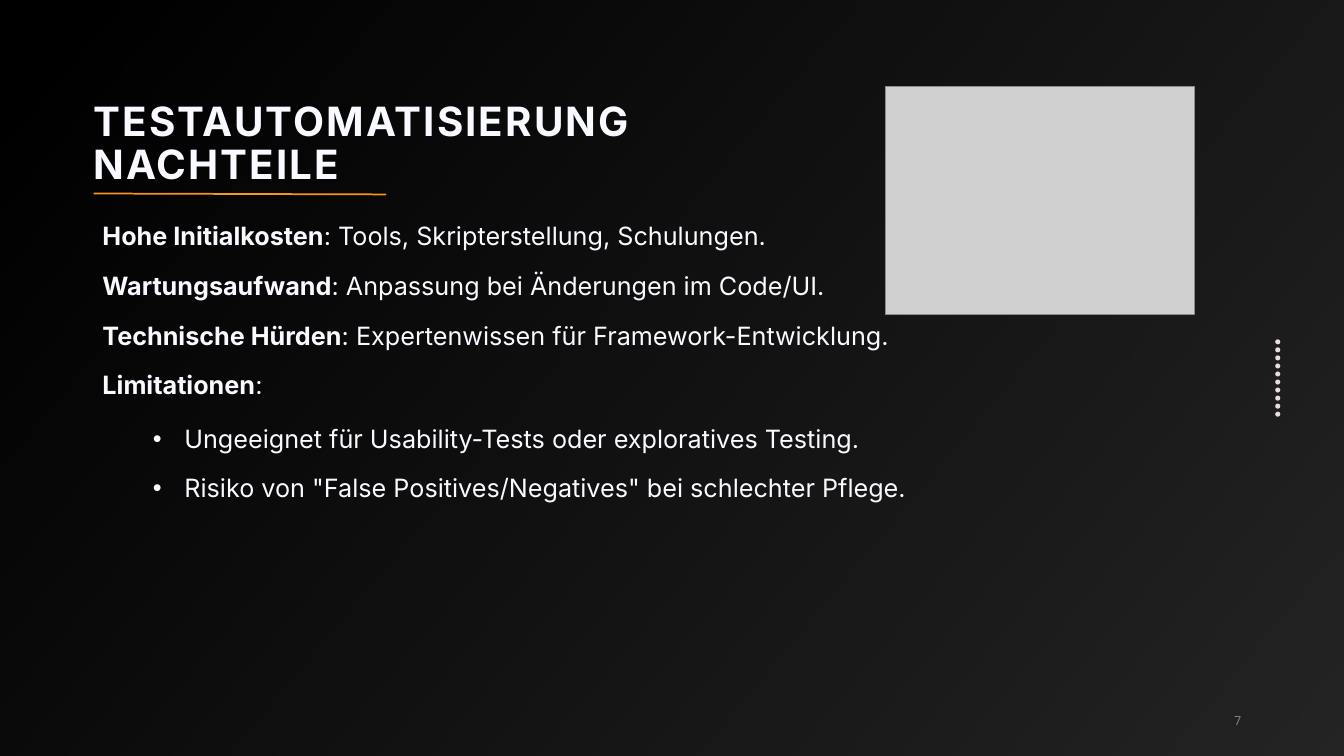
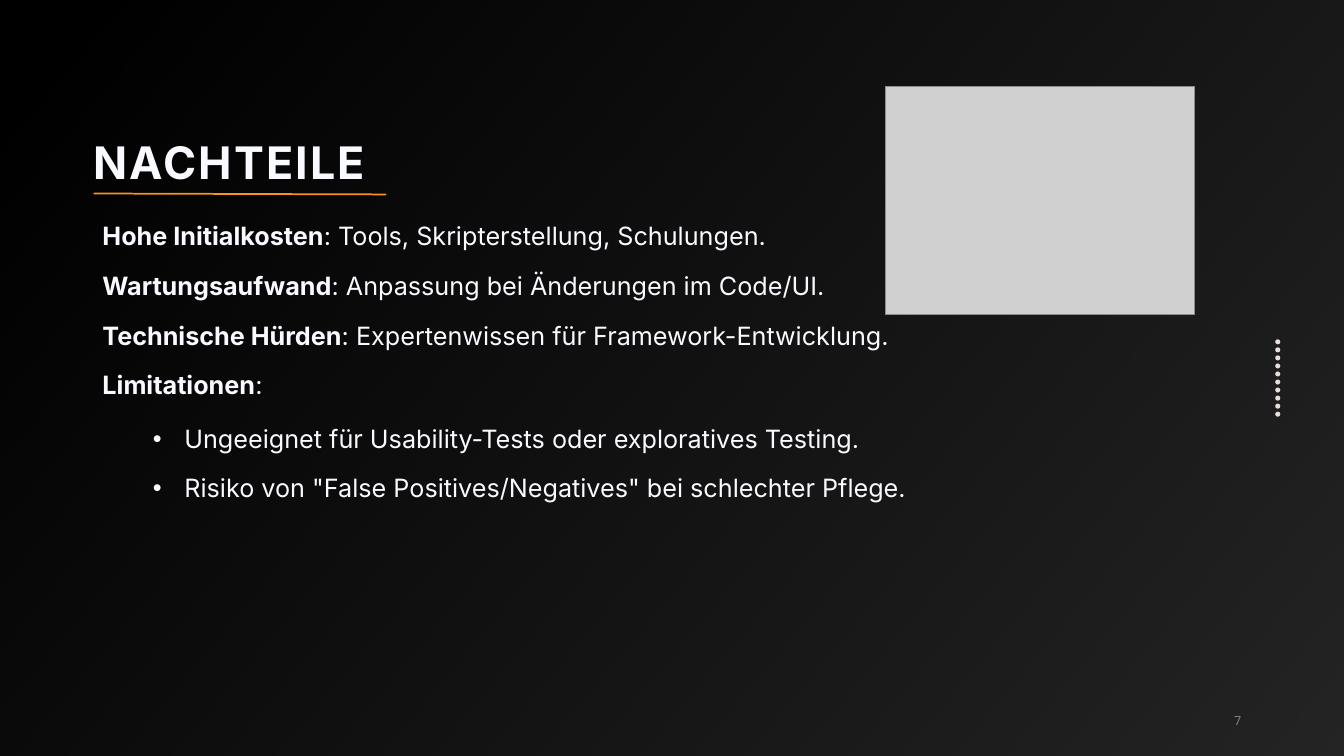
Before and after one commit to 1dah/ali_exam, a slide deck: slide 7 of Präsentation/SDLC Präsentation.pptx. Drawn at 1344x756 pixels with LibreOffice and Linux fonts; fonts in the diff are those of the drawing; grey boxes stand for pictures. Boxes give left, top, right and bottom in pixels: in the first picture for what was removed or moved away, otherwise in the second. Text is boxed around its words. In the diff, an @@ line names an element or a change of style, - is before the commit and + after.

```diff
--- a/Präsentation/SDLC Präsentation.pptx
+++ b/Präsentation/SDLC Präsentation.pptx
@@ title at bbox=[94, 146, 365, 180]: text changed; size 28.8 to 32 pt @@
-TESTAUTOMATISIERUNG
-NACHTEILE
+NACHTEILE
```
Also in this commit, not shown: 5 other slides changed.
